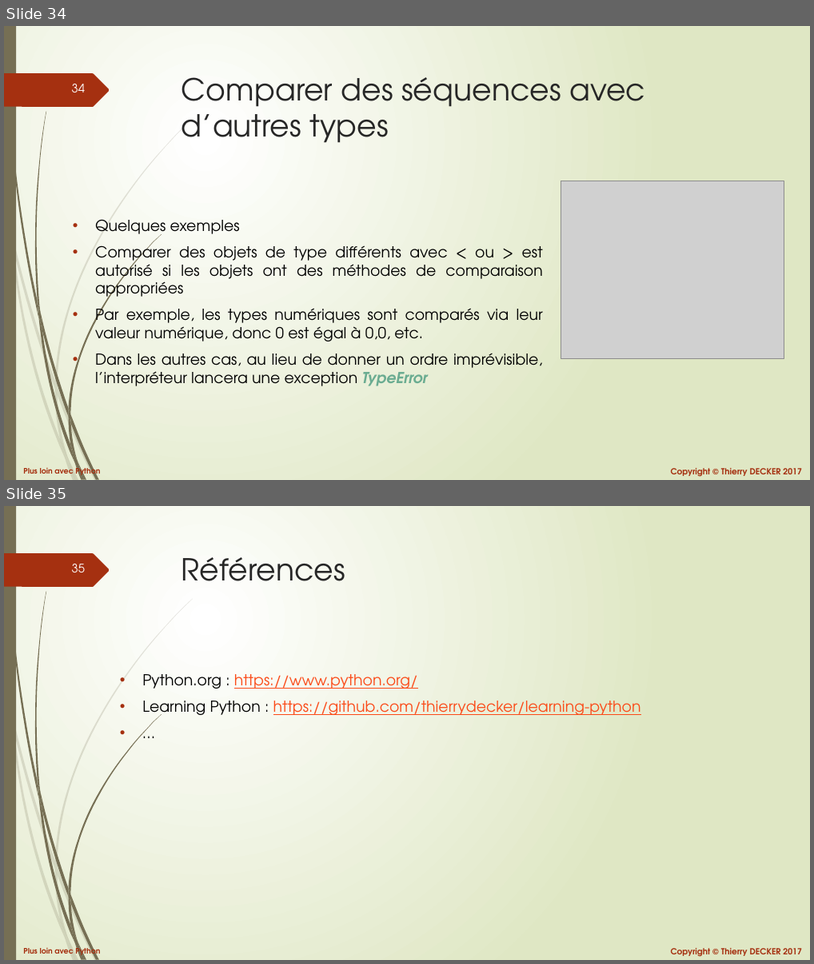
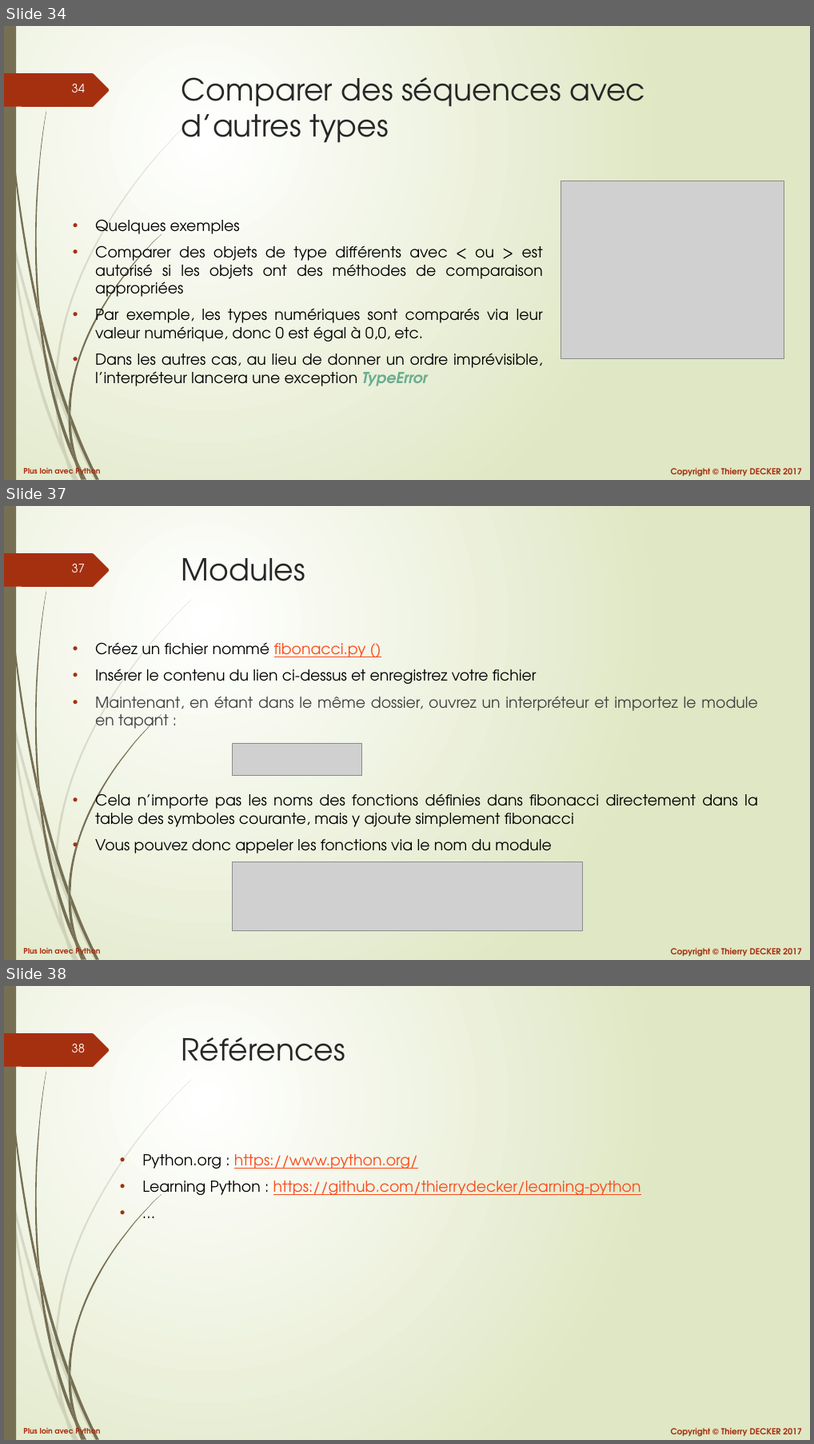
Before and after one commit to VikmanTheRacoon/learning-python, a slide deck: documentations/python-102.pptx. Shown one above the other, each under a label of ours: slides 34 and 35 before the commit, slides 34, 37 and 38 after it; the slides between them are not shown. The pictures are 814x964 and 814x1444 pixels, drawn with LibreOffice and Linux fonts; fonts in the diff are those of the drawing; grey boxes stand for pictures. Boxes give left, top, right and bottom in pixels: in the first picture for what was removed or moved away, otherwise in the second. Text is boxed around its words. In the diff, an @@ line names an element or a change of style, - is before the commit and + after.

```diff
--- a/documentations/python-102.pptx
+++ b/documentations/python-102.pptx
@@ slide 37 added at (x1=4, y1=506, x2=810, y2=960), background gradient #FFFFFF to #DFE8C4; not listed: 27 template elements that a slide beside it also shows @@
@@ title added at (x1=182, y1=558, x2=306, y2=581), 36 pt, text #262626 @@
+Modules
@@ text added at (x1=95, y1=642, x2=758, y2=853), 18 pt, text #000000 @@
+• Créez un fichier nommé fibonacci.py ()
+• Insérer le contenu du lien ci-dessus et enregistrez votre fichier
+• Maintenant, en étant dans le même dossier, ouvrez un interpréteur et importez le module en tapant :
+• Cela n’importe pas les noms des fonctions définies dans fibonacci directement dans la table des symboles courante, mais y ajoute simplement fibonacci
+• Vous pouvez donc appeler les fonctions via le nom du module
@@ picture added at (x1=233, y1=743, x2=362, y2=775) @@
@@ picture added at (x1=233, y1=862, x2=583, y2=931) @@
@@ what was slide 35 is now slide 38 @@
@@ page number at (x1=72, y1=1044, x2=85, y2=1052): text changed @@
-35
+38
```
Also in this commit, not shown: 2 other slides added, 1 other file.
